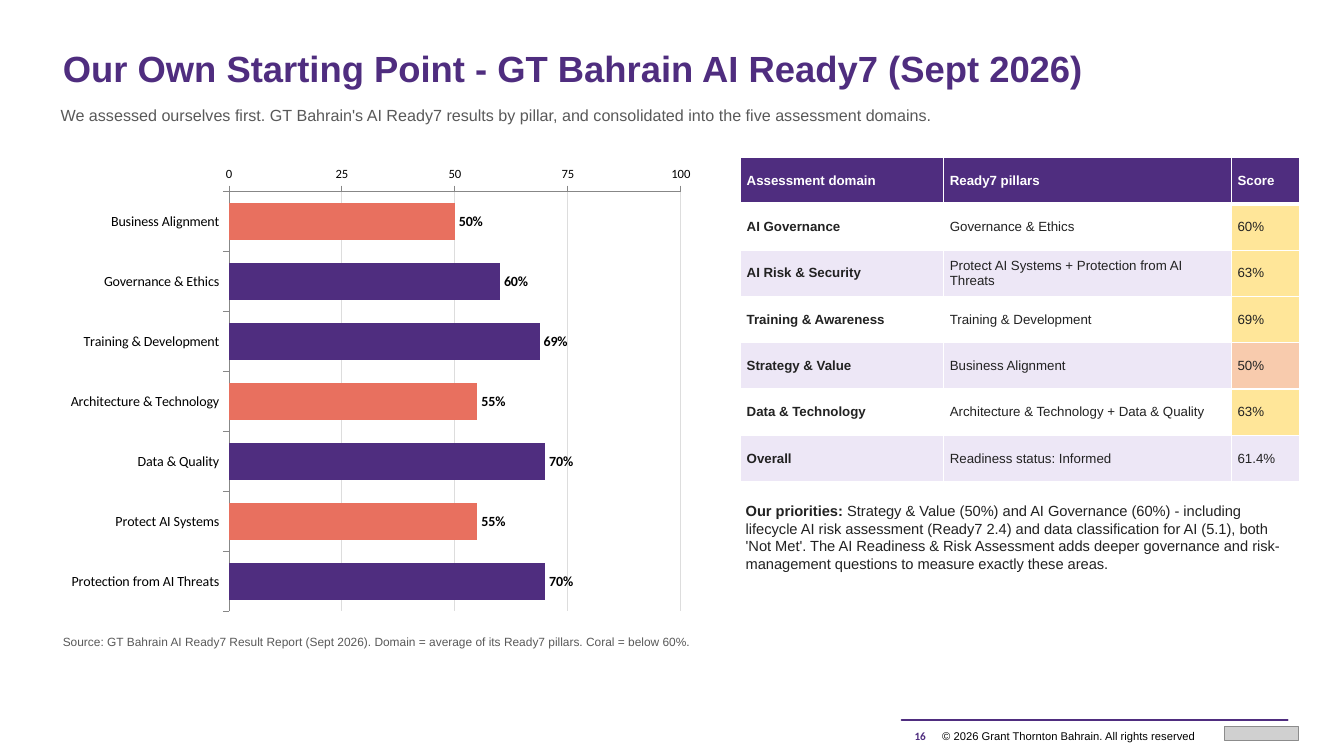
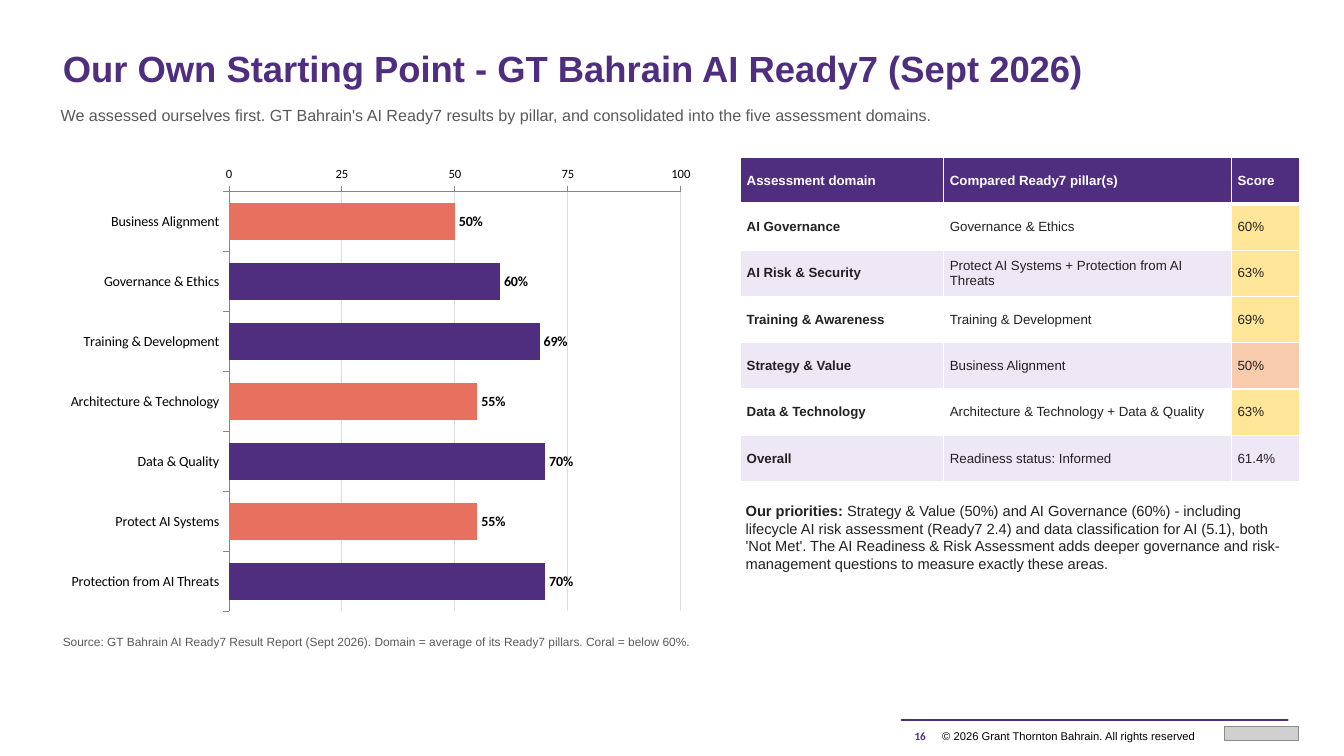
Before and after one commit to mahekdevangtrivedi-wq/GT-AI-Service-Line, a slide deck: slide 16 of 01_AI_Governance_Risk_Compliance/1.3_AI_Readiness_Assessment_Tool/GT_AI_Readiness_Assessment_Proposal.pptx. Drawn at 1344x756 pixels with LibreOffice and Linux fonts; fonts in the diff are those of the drawing; grey boxes stand for pictures. Boxes give left, top, right and bottom in pixels: in the first picture for what was removed or moved away, otherwise in the second. Text is boxed around its words. In the diff, an @@ line names an element or a change of style, - is before the commit and + after.

```diff
--- a/01_AI_Governance_Risk_Compliance/1.3_AI_Readiness_Assessment_Tool/GT_AI_Readiness_Assessment_Proposal.pptx
+++ b/01_AI_Governance_Risk_Compliance/1.3_AI_Readiness_Assessment_Tool/GT_AI_Readiness_Assessment_Proposal.pptx
@@ table at [741, 157, 1301, 482] @@
-row 1, column 2: Ready7 pillars
+row 1, column 2: Compared Ready7 pillar(s)
```
Also in this commit, not shown: 13 other slides changed, 33 other files.
